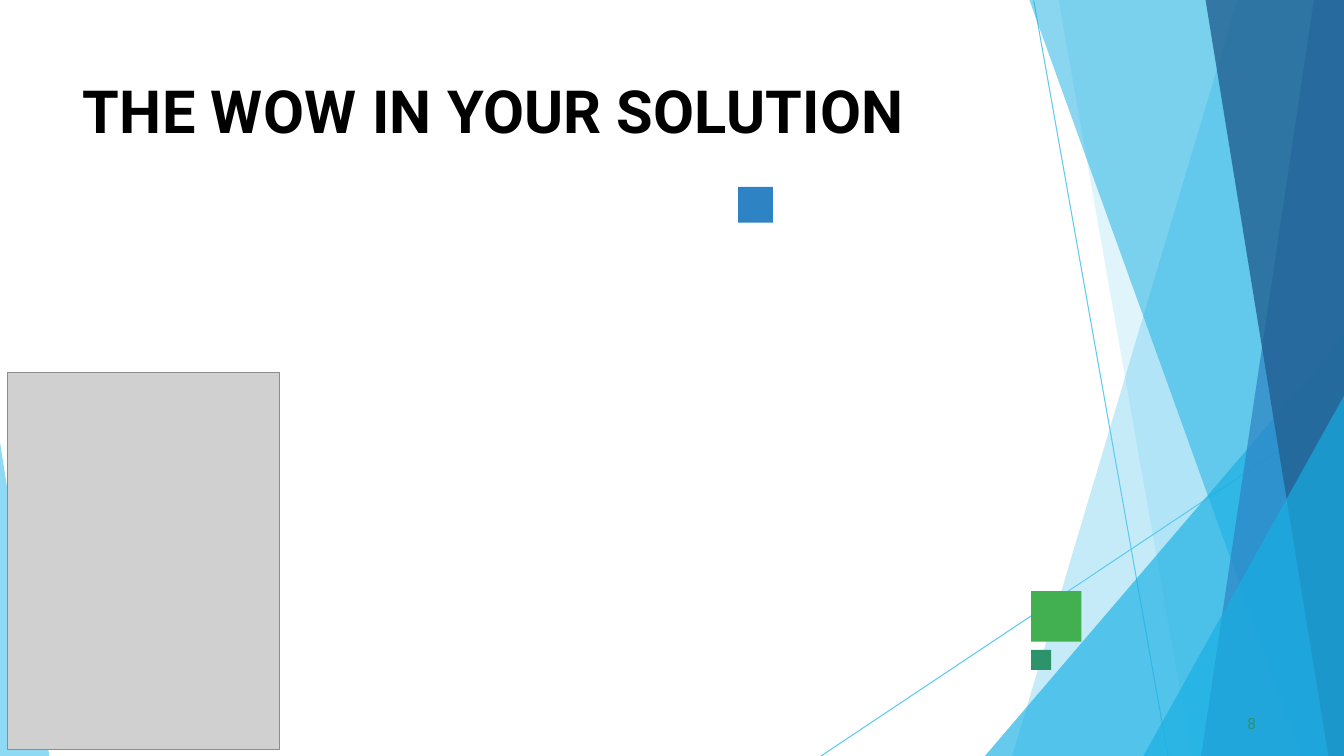
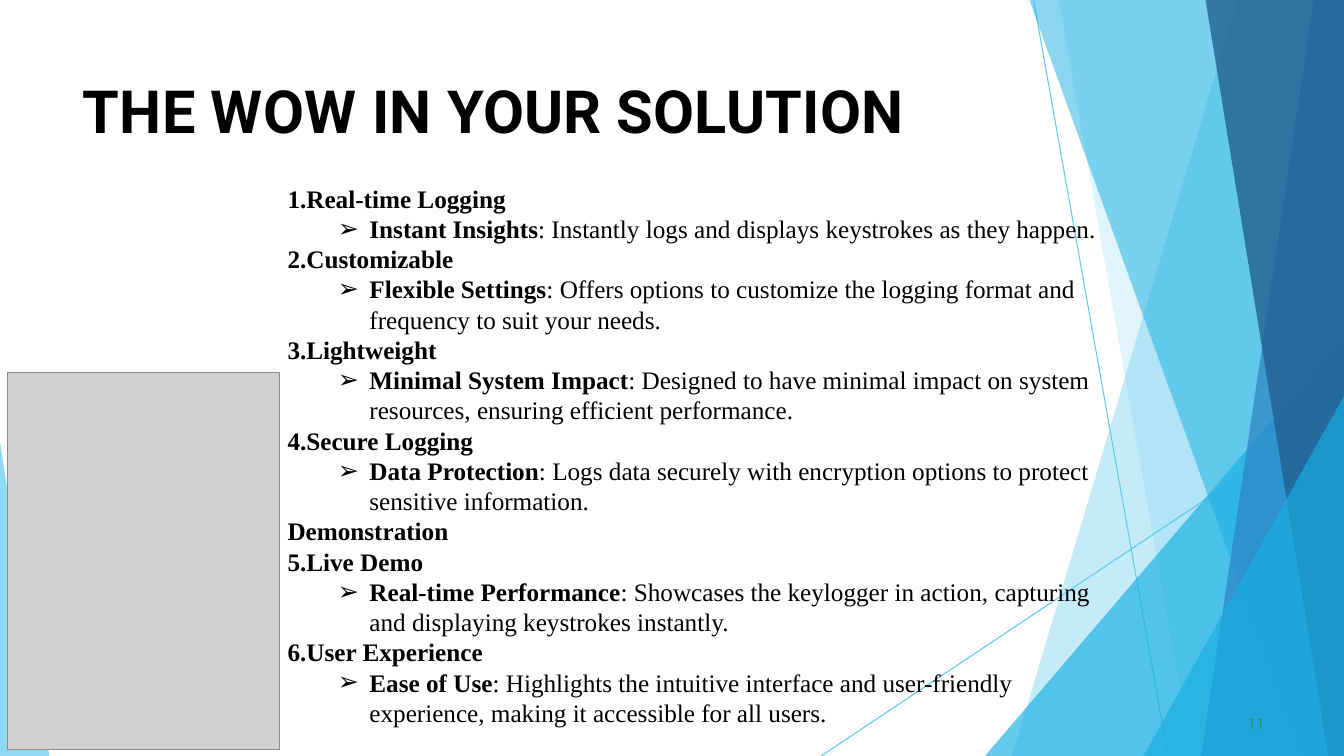
Before and after one commit to kiran-011/CS-Project, a slide deck: slide 11 of Cs-Project.pptx (slide 8 before the commit). Drawn at 1344x756 pixels with LibreOffice and Linux fonts; fonts in the diff are those of the drawing; grey boxes stand for pictures. Boxes give left, top, right and bottom in pixels: in the first picture for what was removed or moved away, otherwise in the second. Text is boxed around its words. In the diff, an @@ line names an element or a change of style, - is before the commit and + after.

```diff
--- a/Cs-Project.pptx
+++ b/Cs-Project.pptx
@@ text added at [288, 190, 1095, 728], 18 pt, text #000000 @@
+1. Real-time Logging
+  ➢ Instant Insights: Instantly logs and displays keystrokes as they happen.
+2. Customizable
+  ➢ Flexible Settings: Offers options to customize the logging format and frequency to suit your needs.
+3. Lightweight
+  ➢ Minimal System Impact: Designed to have minimal impact on system resources, ensuring efficient performance.
+4. Secure Logging
+  ➢ Data Protection: Logs data securely with encryption options to protect sensitive information.
+Demonstration
+1. Live Demo
+  ➢ Real-time Performance: Showcases the keylogger in action, capturing and displaying keystrokes instantly.
+2. User Experience
+  ➢ Ease of Use: Highlights the intuitive interface and user-friendly experience, making it accessible for all users.
@@ freeform shape removed at [738, 187, 772, 222] @@
@@ freeform shape removed at [1031, 591, 1082, 641] @@
@@ freeform shape removed at [1031, 650, 1052, 670] @@
@@ page number at [1247, 718, 1264, 729]: text changed @@
-8
+11
```
Also in this commit, not shown: 7 other slides changed, 8 slides added, 2 slides removed.
